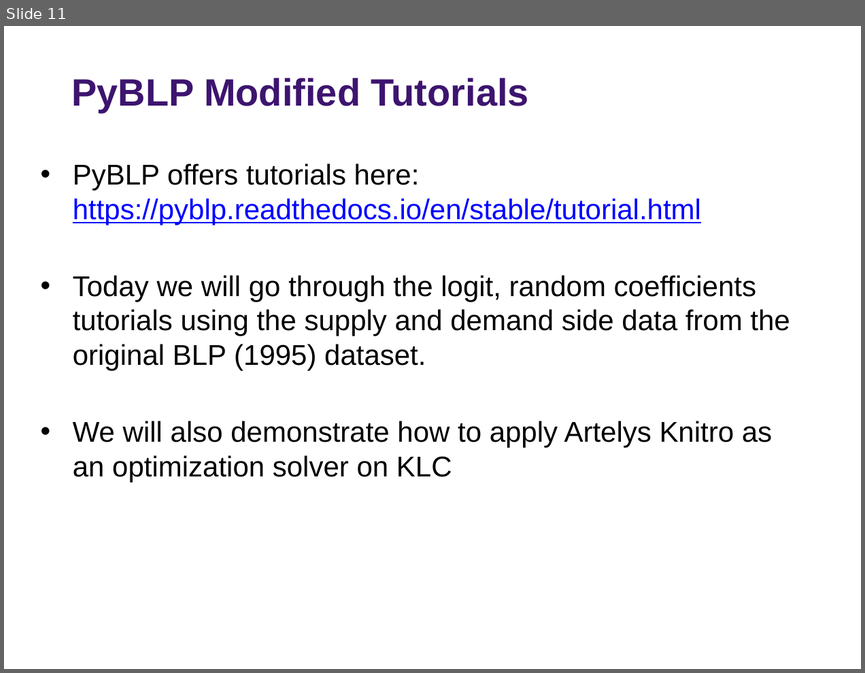
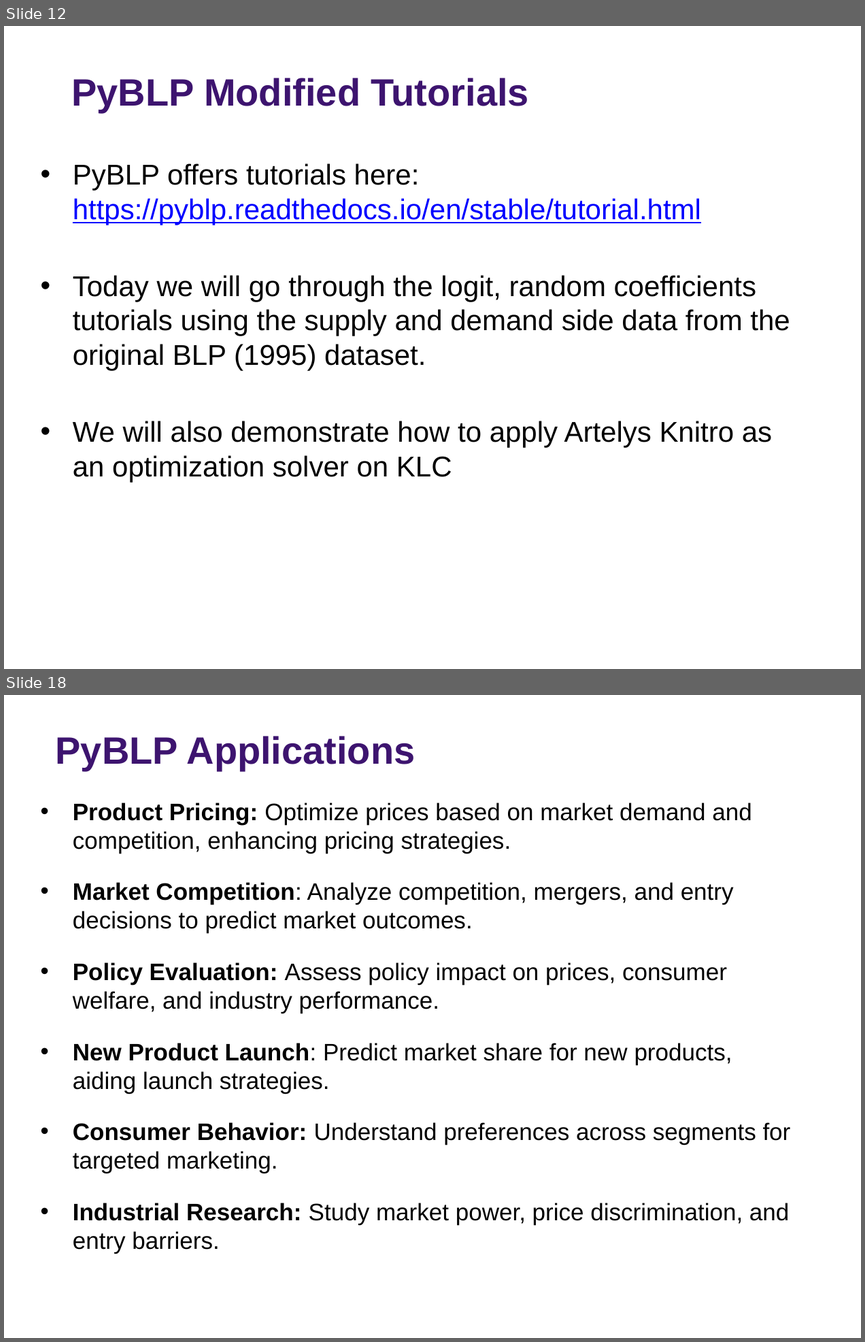
Before and after one commit to rs-kellogg/2023-phd-workshop, a slide deck: session-5-pyblp/Session 5 - PyBLP.pptx. Shown one above the other, each under a label of ours: slide 11 before the commit, slides 12 and 18 after it; the slides between them are not shown. The pictures are 865x673 and 865x1342 pixels, drawn with LibreOffice and Linux fonts; fonts in the diff are those of the drawing; background and template pictures are left out. Boxes give left, top, right and bottom in pixels: in the first picture for what was removed or moved away, otherwise in the second. Text is boxed around its words. In the diff, an @@ line names an element or a change of style, - is before the commit and + after.

```diff
--- a/session-5-pyblp/Session 5 - PyBLP.pptx
+++ b/session-5-pyblp/Session 5 - PyBLP.pptx
@@ slide 18 added at box(4, 695, 861, 1338), background picture (left out) @@
@@ title added at box(56, 736, 415, 770), 32 pt, text #3D146F, bold @@
+PyBLP Applications
@@ text added at box(73, 802, 791, 1225), 20 pt, text #000000 @@
+• Product Pricing: Optimize prices based on market demand and competition, enhancing pricing strategies.
+• Market Competition: Analyze competition, mergers, and entry decisions to predict market outcomes.
+• Policy Evaluation: Assess policy impact on prices, consumer welfare, and industry performance.
+• New Product Launch: Predict market share for new products, aiding launch strategies.
+• Consumer Behavior: Understand preferences across segments for targeted marketing.
+• Industrial Research: Study market power, price discrimination, and entry barriers.
@@ page number added at box(818, 1305, 857, 1338), 10 pt, text #FFFFFF @@
+18
@@ what was slide 11 is now slide 12 @@
```
Also in this commit, not shown: 7 slides changed, 3 other slides added, 1 slide removed.
